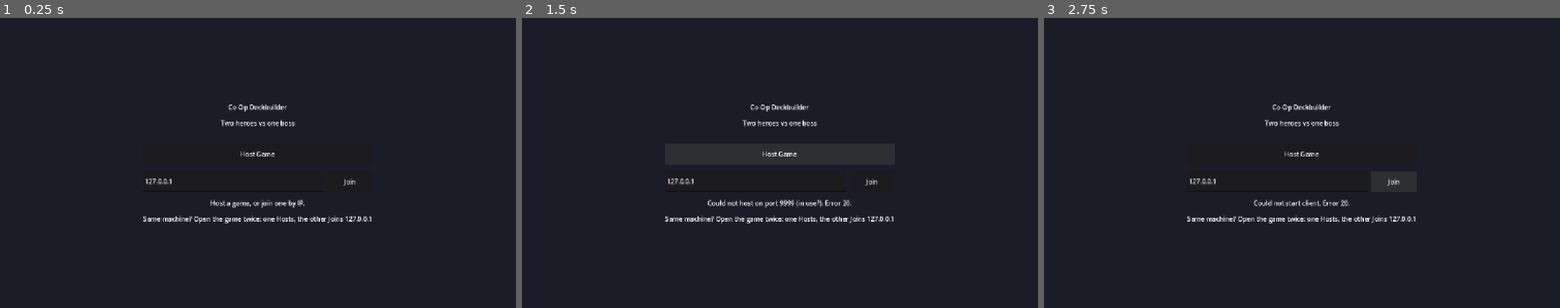
Above: before the commit, frames 1-3 (left to right).
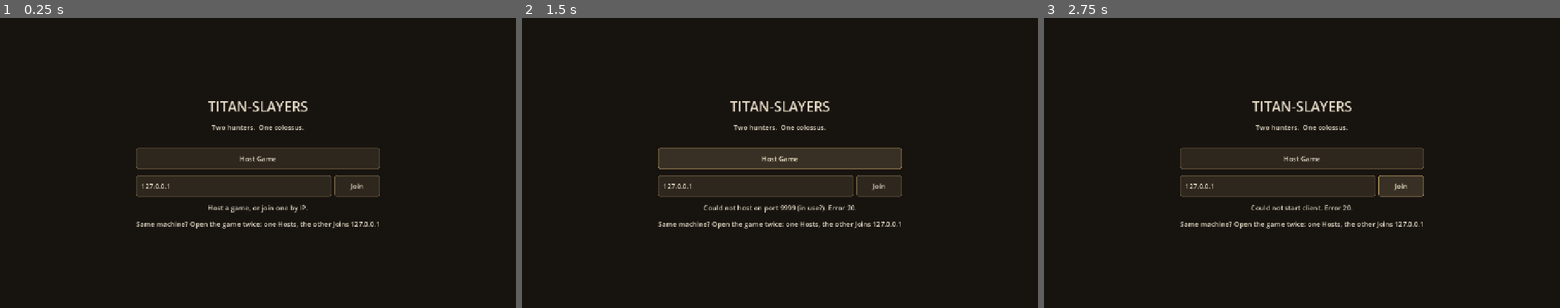
Above: after the commit, the same moments.

Repository: nbensen6/CardGame
Game: Godot game, scene res://views/menu.tscn
The game is run twice, just before and just after one commit, with the same random seed, the same clock (stepped at 60 frames per second) and the same inputs.
Inputs:
- Up to frame 1 (0.25 s): no input
- Up to frame 2 (1.5 s): tap Enter at 0.5 s; click "Host Game" at 1.25 s
- Up to frame 3 (2.75 s): click "Join" at 2 s

The runs differ from the first frame. In frame 1, 3.8% of the frame differs, in the area x 26-74%, y 28-73%; in frame 2, 5.3%; in frame 3, 4.1%.

Commit message:
Visual pass: SotC theme, Godot theme, reusable Card component
Make it read as a game, not debug labels — the highest-leverage art step with
no artist needed. Placeholder style is the minimalist Shadow-of-the-Colossus
look (silhouettes + dusty palette), which is both on-theme and cheap to swap.

- ui/theme.tres: project-wide Godot Theme (warm stone/parchment/rust palette;
  styled panels, buttons, line edits, amber progress bar). Set as gui default.
- ui/icons/*.svg: 7 hand-authored, license-free silhouette icons (sword, shield,
  arrow, aim, sun, banner, energy), white-filled so they tint per card type.
- ui/card_view.gd: reusable CardView (a tappable Button) that builds a framed
  card from a snapshot dict — cost pip + name, tinted silhouette, text, target
  tag. combat_view now uses it for hand + reward (dropped inline button hack).
- GameHost adds an "icon" hint per card (by dominant effect).
- Warm backgrounds; menu retitled "TITAN-SLAYERS — two hunters, one colossus".
- design/titan-design.md: SotC-inspired direction (weak-point loop = our
  Expose/focus-fire; Titan-as-puzzle; card/enemy roster).

40 tests still pass; combat + menu verified.

Co-Authored-By: Claude Opus 4.8 <noreply@anthropic.com>

Diff:
--- a/game/project.godot
+++ b/game/project.godot
@@ -24,6 +24,10 @@
 window/stretch/aspect="expand"
 window/handheld/orientation="sensor"
 
+[gui]
+
+theme/custom="res://ui/theme.tres"
+
 [rendering]
 
 renderer/rendering_method="gl_compatibility"
--- a/game/session/game_host.gd
+++ b/game/session/game_host.gd
@@ -141,16 +141,35 @@
 			var c: Card = ps.hand[i]
 			cards.append({
 				"index": i, "name": c.name, "cost": c.cost, "target": c.target,
-				"text": c.text, "playable": _run.combat.can_play(pi, i),
+				"text": c.text, "icon": _card_icon(c), "playable": _run.combat.can_play(pi, i),
 			})
 		return {"hand": cards, "energy": ps.energy, "ended": ps.ended_turn}
 	if _run.phase == Run.Phase.REWARD:
 		var choices: Array = []
 		for i in range(_run.reward_choices[pi].size()):
 			var rc: Card = _run.reward_choices[pi][i]
-			choices.append({"index": i, "name": rc.name, "cost": rc.cost, "text": rc.text})
+			choices.append({
+				"index": i, "name": rc.name, "cost": rc.cost, "text": rc.text,
+				"target": rc.target, "icon": _card_icon(rc),
+			})
 		return {"reward": {"choices": choices, "picked": bool(_run.reward_picked[pi])}}
 	return {}
+
+## A silhouette-icon key for a card, chosen by its dominant effect (view art).
+func _card_icon(c: Card) -> String:
+	if c.taunt:
+		return "taunt"
+	if c.vulnerable > 0 and c.damage == 0:
+		return "expose"
+	if c.damage > 0:
+		return "sword"
+	if c.ally_block > 0 or c.ally_energy > 0:
+		return "support"
+	if c.block > 0:
+		return "shield"
+	if c.draw > 0:
+		return "aim"
+	return ""
 
 func _slot(peer_id: int) -> int:
 	return int(_slot_of.get(peer_id, -1))
--- /dev/null
+++ b/game/ui/card_view.gd
@@ -0,0 +1,128 @@
+## Reusable card widget (CLAUDE.md §5, §8: presentation, single-pointer, scalable).
+## The whole card is one tappable Button; its contents are built from a card
+## snapshot dict (name/cost/text/target/icon) — no /core types. A silhouette icon
+## gives each card an at-a-glance identity (the minimalist Titan-slayer look, and
+## a cheap placeholder that can later swap for real art).
+class_name CardView
+extends Button
+
+const ICONS := {
+	"sword": preload("res://ui/icons/sword.svg"),
+	"shield": preload("res://ui/icons/shield.svg"),
+	"support": preload("res://ui/icons/arrow.svg"),
+	"aim": preload("res://ui/icons/aim.svg"),
+	"expose": preload("res://ui/icons/sun.svg"),
+	"taunt": preload("res://ui/icons/banner.svg"),
+}
+const ENERGY_ICON := preload("res://ui/icons/energy.svg")
+
+const TINT := {
+	"sword": Color(0.82, 0.44, 0.34),   # rust
+	"shield": Color(0.56, 0.66, 0.75),  # steel
+	"support": Color(0.62, 0.73, 0.51), # moss
+	"aim": Color(0.85, 0.78, 0.55),     # gold
+	"expose": Color(0.90, 0.78, 0.42),  # sunlight
+	"taunt": Color(0.82, 0.56, 0.40),   # ember
+}
+
+## Build the card from a snapshot dict. `playable` greys it out when false.
+func setup(data: Dictionary, playable: bool = true) -> void:
+	custom_minimum_size = Vector2(156, 210)  # thumb-friendly (§5)
+	disabled = not playable
+	text = ""
+	_apply_frame()
+	for child in get_children():
+		child.queue_free()
+
+	var pad := MarginContainer.new()
+	pad.mouse_filter = Control.MOUSE_FILTER_IGNORE
+	pad.set_anchors_and_offsets_preset(Control.PRESET_FULL_RECT)
+	for side in ["left", "top", "right", "bottom"]:
+		pad.add_theme_constant_override("margin_" + side, 10)
+	add_child(pad)
+
+	var box := VBoxContainer.new()
+	box.mouse_filter = Control.MOUSE_FILTER_IGNORE
+	box.add_theme_constant_override("separation", 6)
+	pad.add_child(box)
+
+	box.add_child(_header(String(data.get("name", "")), int(data.get("cost", 0))))
+	box.add_child(_art(String(data.get("icon", ""))))
+	box.add_child(_body(String(data.get("text", ""))))
+	var tgt := String(data.get("target", "self"))
+	if tgt == "ally" or tgt == "enemy":
+		box.add_child(_tag("→ ally" if tgt == "ally" else "→ Titan"))
+
+
+func _header(card_name: String, cost: int) -> Control:
+	var row := HBoxContainer.new()
+	row.mouse_filter = Control.MOUSE_FILTER_IGNORE
+	row.add_theme_constant_override("separation", 4)
+
+	var e := TextureRect.new()
+	e.texture = ENERGY_ICON
+	e.custom_minimum_size = Vector2(16, 16)
+	e.stretch_mode = TextureRect.STRETCH_KEEP_ASPECT_CENTERED
+	e.modulate = Color(0.86, 0.72, 0.4)
+	e.mouse_filter = Control.MOUSE_FILTER_IGNORE
+	row.add_child(e)
+
+	var cost_lbl := _label(str(cost), 16)
+	row.add_child(cost_lbl)
+
+	var name_lbl := _label(card_name, 15)
+	name_lbl.size_flags_horizontal = Control.SIZE_EXPAND_FILL
+	name_lbl.horizontal_alignment = HORIZONTAL_ALIGNMENT_RIGHT
+	row.add_child(name_lbl)
+	return row
+
+
+func _art(icon: String) -> Control:
+	var tex := TextureRect.new()
+	tex.mouse_filter = Control.MOUSE_FILTER_IGNORE
+	tex.custom_minimum_size = Vector2(0, 56)
+	tex.size_flags_vertical = Control.SIZE_EXPAND_FILL
+	tex.stretch_mode = TextureRect.STRETCH_KEEP_ASPECT_CENTERED
+	if ICONS.has(icon):
+		tex.texture = ICONS[icon]
+		tex.modulate = TINT.get(icon, Color(0.85, 0.8, 0.7))
+	return tex
+
+
+func _body(text_str: String) -> Control:
+	var l := _label(text_str, 13)
+	l.autowrap_mode = TextServer.AUTOWRAP_WORD_SMART
+	l.horizontal_alignment = HORIZONTAL_ALIGNMENT_CENTER
+	return l
+
+
+func _tag(text_str: String) -> Control:
+	var l := _label(text_str, 12)
+	l.horizontal_alignment = HORIZONTAL_ALIGNMENT_CENTER
+	l.modulate = Color(0.72, 0.67, 0.55)
+	return l
+
+
+func _label(text_str: String, size: int) -> Label:
+	var l := Label.new()
+	l.text = text_str
+	l.mouse_filter = Control.MOUSE_FILTER_IGNORE
+	l.add_theme_font_size_override("font_size", size)
+	return l
+
+
+func _apply_frame() -> void:
+	add_theme_stylebox_override("normal", _frame(Color(0.152, 0.132, 0.104), Color(0.42, 0.36, 0.25)))
+	add_theme_stylebox_override("hover", _frame(Color(0.2, 0.17, 0.13), Color(0.66, 0.54, 0.34)))
+	add_theme_stylebox_override("pressed", _frame(Color(0.13, 0.112, 0.088), Color(0.5, 0.42, 0.28)))
+	add_theme_stylebox_override("disabled", _frame(Color(0.115, 0.105, 0.092), Color(0.26, 0.23, 0.18)))
+
+
+func _frame(bg: Color, border: Color) -> StyleBoxFlat:
+	var sb := StyleBoxFlat.new()
+	sb.bg_color = bg
+	sb.set_border_width_all(1)
+	sb.border_color = border
+	sb.set_corner_radius_all(5)
+	sb.set_content_margin_all(2)
+	return sb
--- /dev/null
+++ b/game/ui/icons/aim.svg
@@ -0,0 +1 @@
+<svg xmlns="http://www.w3.org/2000/svg" viewBox="0 0 24 24"><g fill="none" stroke="#ffffff" stroke-width="2"><circle cx="12" cy="12" r="8"/></g><g fill="#ffffff"><rect x="11" y="1" width="2" height="5"/><rect x="11" y="18" width="2" height="5"/><rect x="1" y="11" width="5" height="2"/><rect x="18" y="11" width="5" height="2"/><circle cx="12" cy="12" r="2.2"/></g></svg>
--- /dev/null
+++ b/game/ui/icons/arrow.svg
@@ -0,0 +1 @@
+<svg xmlns="http://www.w3.org/2000/svg" viewBox="0 0 24 24"><path fill="#ffffff" d="M12 3 L20 12 L15 12 L15 21 L9 21 L9 12 L4 12 Z"/></svg>
--- /dev/null
+++ b/game/ui/icons/banner.svg
@@ -0,0 +1 @@
+<svg xmlns="http://www.w3.org/2000/svg" viewBox="0 0 24 24"><g fill="#ffffff"><rect x="6" y="2" width="2" height="20"/><path d="M8 3 L20 3 L17 7 L20 11 L8 11 Z"/></g></svg>
--- /dev/null
+++ b/game/ui/icons/energy.svg
@@ -0,0 +1 @@
+<svg xmlns="http://www.w3.org/2000/svg" viewBox="0 0 24 24"><path fill="#ffffff" d="M12 2 L14 9.5 L22 12 L14 14.5 L12 22 L10 14.5 L2 12 L10 9.5 Z"/></svg>
--- /dev/null
+++ b/game/ui/icons/shield.svg
@@ -0,0 +1 @@
+<svg xmlns="http://www.w3.org/2000/svg" viewBox="0 0 24 24"><path fill="#ffffff" d="M12 2 L20 5 L20 11 C20 16 16.5 20 12 22 C7.5 20 4 16 4 11 L4 5 Z"/></svg>
--- /dev/null
+++ b/game/ui/icons/sun.svg
@@ -0,0 +1 @@
+<svg xmlns="http://www.w3.org/2000/svg" viewBox="0 0 24 24"><g fill="#ffffff"><circle cx="12" cy="12" r="3.6"/><g transform="rotate(0 12 12)"><rect x="11" y="1" width="2" height="4"/></g><g transform="rotate(45 12 12)"><rect x="11" y="1" width="2" height="4"/></g><g transform="rotate(90 12 12)"><rect x="11" y="1" width="2" height="4"/></g><g transform="rotate(135 12 12)"><rect x="11" y="1" width="2" height="4"/></g><g transform="rotate(180 12 12)"><rect x="11" y="1" width="2" height="4"/></g><g transform="rotate(225 12 12)"><rect x="11" y="1" width="2" height="4"/></g><g transform="rotate(270 12 12)"><rect x="11" y="1" width="2" height="4"/></g><g transform="rotate(315 12 12)"><rect x="11" y="1" width="2" height="4"/></g></g></svg>
--- /dev/null
+++ b/game/ui/icons/sword.svg
@@ -0,0 +1 @@
+<svg xmlns="http://www.w3.org/2000/svg" viewBox="0 0 24 24"><g fill="#ffffff"><rect x="11" y="2" width="2" height="14"/><rect x="7" y="15" width="10" height="2"/><rect x="11" y="17" width="2" height="4"/><rect x="9.5" y="20" width="5" height="2"/></g></svg>
--- /dev/null
+++ b/game/ui/theme.tres
@@ -0,0 +1,117 @@
+[gd_resource type="Theme" load_steps=8 format=3]
+
+[sub_resource type="StyleBoxFlat" id="panel"]
+content_margin_left = 12.0
+content_margin_top = 8.0
+content_margin_right = 12.0
+content_margin_bottom = 8.0
+bg_color = Color(0.129, 0.113, 0.09, 1)
+border_width_left = 1
+border_width_top = 1
+border_width_right = 1
+border_width_bottom = 1
+border_color = Color(0.32, 0.27, 0.19, 1)
+corner_radius_top_left = 4
+corner_radius_top_right = 4
+corner_radius_bottom_right = 4
+corner_radius_bottom_left = 4
+
+[sub_resource type="StyleBoxFlat" id="btn_normal"]
+content_margin_left = 12.0
+content_margin_top = 8.0
+content_margin_right = 12.0
+content_margin_bottom = 8.0
+bg_color = Color(0.176, 0.152, 0.117, 1)
+border_width_left = 1
+border_width_top = 1
+border_width_right = 1
+border_width_bottom = 1
+border_color = Color(0.42, 0.35, 0.24, 1)
+corner_radius_top_left = 4
+corner_radius_top_right = 4
+corner_radius_bottom_right = 4
+corner_radius_bottom_left = 4
+
+[sub_resource type="StyleBoxFlat" id="btn_hover"]
+content_margin_left = 12.0
+content_margin_top = 8.0
+content_margin_right = 12.0
+content_margin_bottom = 8.0
+bg_color = Color(0.22, 0.19, 0.14, 1)
+border_width_left = 1
+border_width_top = 1
+border_width_right = 1
+border_width_bottom = 1
+border_color = Color(0.62, 0.51, 0.33, 1)
+corner_radius_top_left = 4
+corner_radius_top_right = 4
+corner_radius_bottom_right = 4
+corner_radius_bottom_left = 4
+
+[sub_resource type="StyleBoxFlat" id="btn_pressed"]
+content_margin_left = 12.0
+content_margin_top = 8.0
+content_margin_right = 12.0
+content_margin_bottom = 8.0
+bg_color = Color(0.12, 0.104, 0.08, 1)
+border_width_left = 1
+border_width_top = 1
+border_width_right = 1
+border_width_bottom = 1
+border_color = Color(0.5, 0.42, 0.28, 1)
+corner_radius_top_left = 4
+corner_radius_top_right = 4
+corner_radius_bottom_right = 4
+corner_radius_bottom_left = 4
+
+[sub_resource type="StyleBoxFlat" id="btn_disabled"]
+content_margin_left = 12.0
+content_margin_top = 8.0
+content_margin_right = 12.0
+content_margin_bottom = 8.0
+bg_color = Color(0.11, 0.10, 0.088, 1)
+border_width_left = 1
+border_width_top = 1
+border_width_right = 1
+border_width_bottom = 1
+border_color = Color(0.26, 0.23, 0.18, 1)
+corner_radius_top_left = 4
+corner_radius_top_right = 4
+corner_radius_bottom_right = 4
+corner_radius_bottom_left = 4
+
+[sub_resource type="StyleBoxFlat" id="pb_bg"]
+bg_color = Color(0.09, 0.08, 0.065, 1)
+border_width_left = 1
+border_width_top = 1
+border_width_right = 1
+border_width_bottom = 1
+border_color = Color(0.3, 0.25, 0.18, 1)
+corner_radius_top_left = 3
+corner_radius_top_right = 3
+corner_radius_bottom_right = 3
+corner_radius_bottom_left = 3
+
+[sub_resource type="StyleBoxFlat" id="pb_fill"]
+bg_color = Color(0.66, 0.44, 0.28, 1)
+corner_radius_top_left = 3
+corner_radius_top_right = 3
+corner_radius_bottom_right = 3
+corner_radius_bottom_left = 3
+
+[resource]
+default_font_size = 17
+Button/colors/font_color = Color(0.9, 0.86, 0.78, 1)
+Button/colors/font_disabled_color = Color(0.5, 0.47, 0.4, 1)
+Button/colors/font_hover_color = Color(1, 0.95, 0.85, 1)
+Button/colors/font_pressed_color = Color(0.85, 0.78, 0.62, 1)
+Button/styles/disabled = SubResource("btn_disabled")
+Button/styles/hover = SubResource("btn_hover")
+Button/styles/normal = SubResource("btn_normal")
+Button/styles/pressed = SubResource("btn_pressed")
+Label/colors/font_color = Color(0.9, 0.86, 0.78, 1)
+LineEdit/colors/font_color = Color(0.9, 0.86, 0.78, 1)
+LineEdit/styles/normal = SubResource("btn_normal")
+PanelContainer/styles/panel = SubResource("panel")
+ProgressBar/styles/background = SubResource("pb_bg")
+ProgressBar/styles/fill = SubResource("pb_fill")
--- a/game/views/combat_view.gd
+++ b/game/views/combat_view.gd
@@ -84,11 +84,10 @@
 	var ended := bool(_client.private.get("ended", false))
 	_hand_label.text = "Your hand" + ("   (turn ended — waiting for ally)" if ended else "")
 	for card in _client.private.get("hand", []):
-		var btn := _card_button("%s%s\n(%d energy)\n\n%s" % [
-			card["name"], _target_tag(String(card.get("target", "self"))), card["cost"], card["text"]])
-		btn.disabled = not bool(card["playable"])
-		btn.pressed.connect(_on_card_pressed.bind(int(card["index"])))
-		_hand_row.add_child(btn)
+		var cv := CardView.new()
+		_hand_row.add_child(cv)
+		cv.setup(card, bool(card["playable"]))
+		cv.pressed.connect(_on_card_pressed.bind(int(card["index"])))
 	_end_turn_btn.disabled = ended
 	_end_turn_btn.text = "Waiting for ally…" if ended else "End Turn"
 
@@ -117,10 +116,10 @@
 	_hand_label.text = "Pick a reward card" + ("   (chosen — waiting for ally)" if picked else "")
 	_clear(_hand_row)
 	for choice in reward.get("choices", []):
-		var btn := _card_button("%s\n(%d energy)\n\n%s" % [choice["name"], choice["cost"], choice["text"]])
-		btn.disabled = picked
-		btn.pressed.connect(_on_reward_pressed.bind(int(choice["index"])))
-		_hand_row.add_child(btn)
+		var cv := CardView.new()
+		_hand_row.add_child(cv)
+		cv.setup(choice, not picked)
+		cv.pressed.connect(_on_reward_pressed.bind(int(choice["index"])))
 
 
 func _on_reward_pressed(choice: int) -> void:
@@ -225,27 +224,8 @@
 			return "Unknown"
 
 
-func _target_tag(target: String) -> String:
-	match target:
-		"ally":
-			return "   ↪ ally"
-		"enemy":
-			return "   ↪ Titan"
-		_:
-			return ""
-
-
 func _block_suffix(block: int) -> String:
 	return "   [%d block]" % block if block > 0 else ""
-
-
-func _card_button(text: String) -> Button:
-	var btn := Button.new()
-	btn.custom_minimum_size = Vector2(150, 190)  # thumb-friendly target (§5)
-	btn.clip_text = true
-	btn.autowrap_mode = TextServer.AUTOWRAP_WORD_SMART
-	btn.text = text
-	return btn
 
 
 func _mklabel(text: String) -> Label:
--- a/game/views/combat_view.tscn
+++ b/game/views/combat_view.tscn
@@ -18,7 +18,7 @@
 anchor_bottom = 1.0
 grow_horizontal = 2
 grow_vertical = 2
-color = Color(0.101961, 0.109804, 0.152941, 1)
+color = Color(0.09, 0.076, 0.06, 1)
 
 [node name="Margin" type="MarginContainer" parent="."]
 layout_mode = 1
--- a/game/views/menu.tscn
+++ b/game/views/menu.tscn
@@ -18,7 +18,7 @@
 anchor_bottom = 1.0
 grow_horizontal = 2
 grow_vertical = 2
-color = Color(0.101961, 0.109804, 0.152941, 1)
+color = Color(0.09, 0.076, 0.06, 1)
 
 [node name="Center" type="CenterContainer" parent="."]
 layout_mode = 1
@@ -34,12 +34,13 @@
 
 [node name="Title" type="Label" parent="Center/Box"]
 layout_mode = 2
-text = "Co-Op Deckbuilder"
+theme_override_font_sizes/font_size = 34
+text = "TITAN-SLAYERS"
 horizontal_alignment = 1
 
 [node name="Subtitle" type="Label" parent="Center/Box"]
 layout_mode = 2
-text = "Two heroes vs one boss"
+text = "Two hunters.  One colossus."
 horizontal_alignment = 1
 
 [node name="Gap" type="Control" parent="Center/Box"]
Not shown, added: game/ui/card_view.gd.uid
Not shown, added: design/titan-design.md
